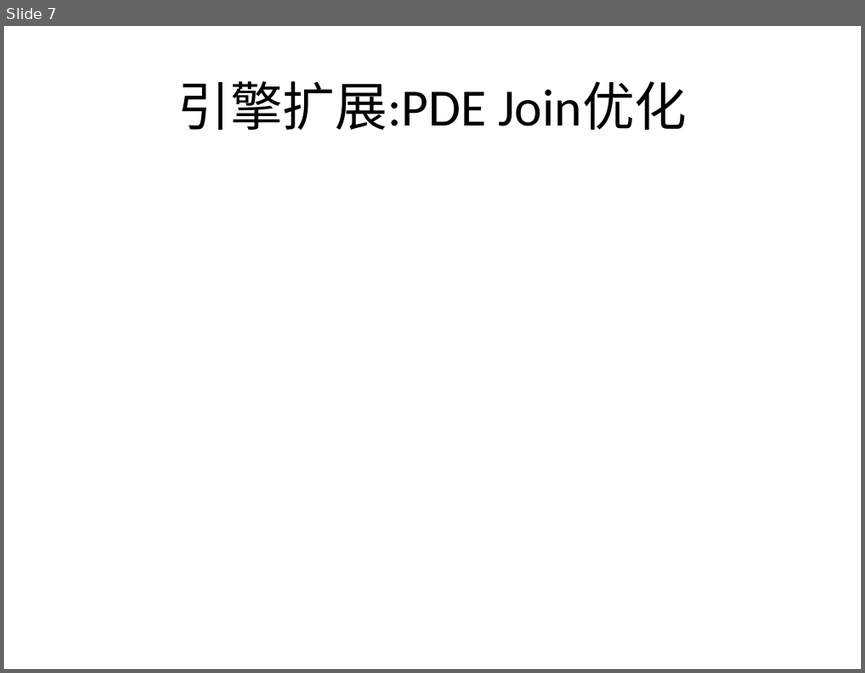
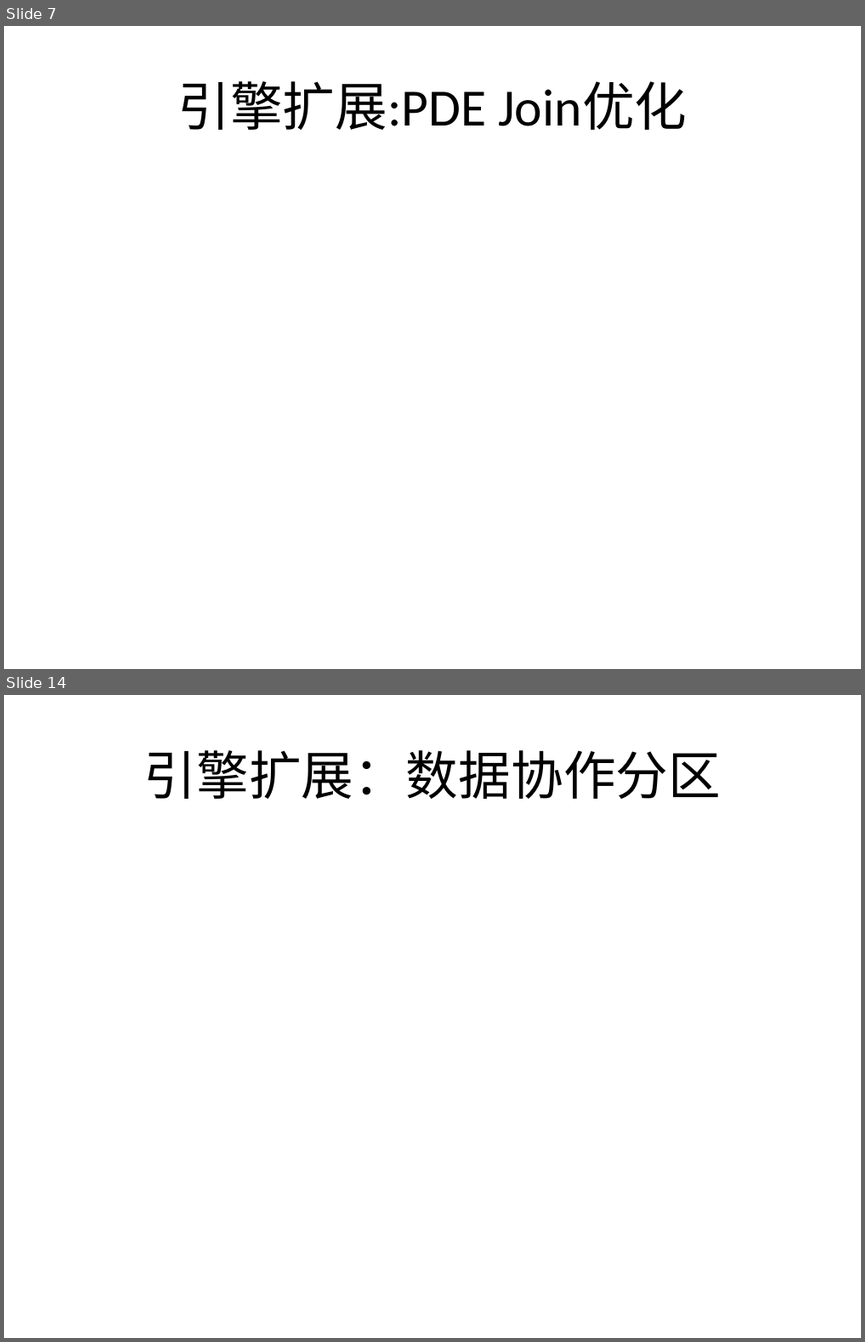
Before and after one commit to wuxingdexian/seminar, a slide deck: shark.pptx. Shown one above the other, each under a label of ours: slide 7 before the commit, slides 7 and 14 after it; the slides between them are not shown. The pictures are 865x673 and 865x1342 pixels, drawn with LibreOffice and Linux fonts; fonts in the diff are those of the drawing. Boxes give left, top, right and bottom in pixels: in the first picture for what was removed or moved away, otherwise in the second. Text is boxed around its words. In the diff, an @@ line names an element or a change of style, - is before the commit and + after.

```diff
--- a/shark.pptx
+++ b/shark.pptx
@@ slide 14 added at <box>4,695,861,1338</box>, background #FFFFFF @@
@@ title added at <box>144,750,721,799</box>, 44 pt, text #000000 @@
+引擎扩展：数据协作分区
```
Also in this commit, not shown: 2 slides changed, 4 other slides added, 1 other file.
